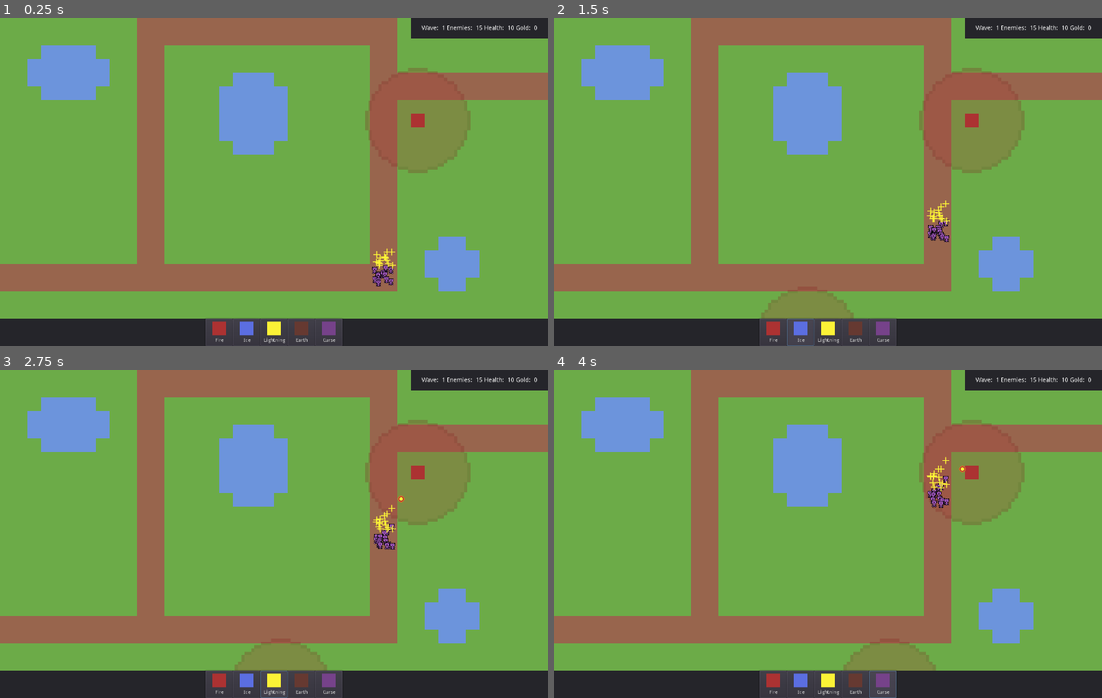
Above: before the commit, frames 1-4 (two rows, left to right).
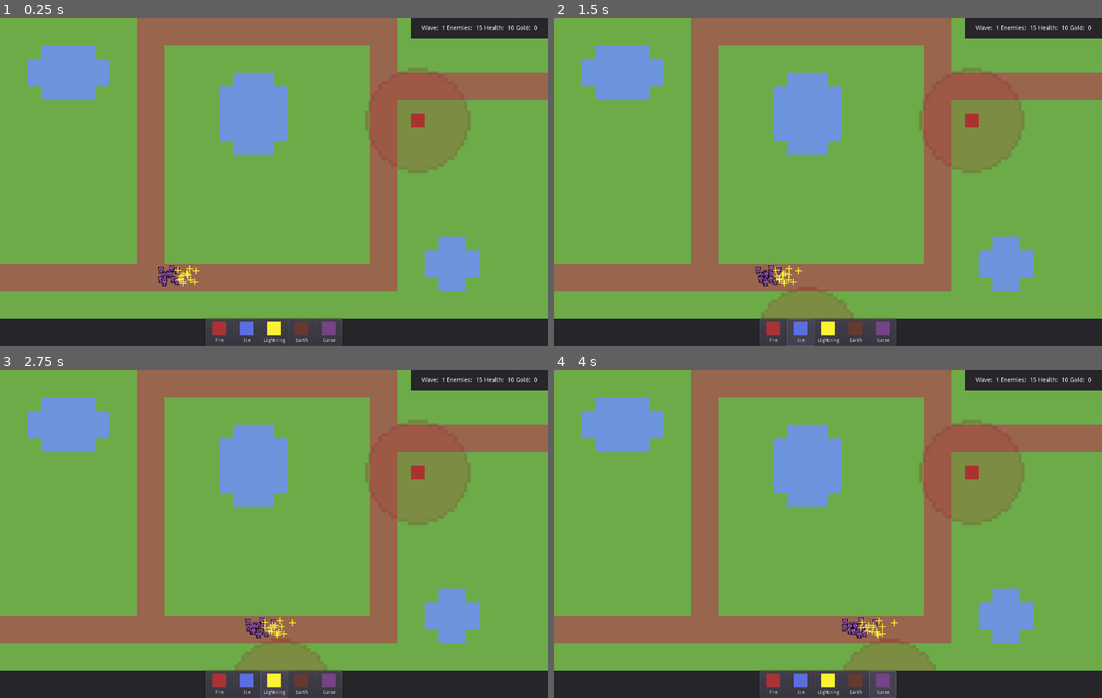
Above: after the commit, the same moments.

Repository: ivocoumans/godotwildjam72
Game: Godot game, scene res://screens/GameplayScreen.tscn
Two runs of this game, one before a commit and one after it. Both use one fixed random seed, a clock stepped at 60 frames per second and the inputs below.
Inputs:
- Up to frame 1 (0.25 s): no input
- Up to frame 2 (1.5 s): click "Fire" at 0.5 s; click "Ice" at 1.25 s
- Up to frame 3 (2.75 s): click "Lightning" at 2 s
- Up to frame 4 (4 s): click "Earth" at 2.75 s; click "Curse" at 3.5 s

The runs differ from the first frame. In frame 1, 0.5% of the frame differs, in the area x 28-73%, y 70-82%; in frame 2, 0.5%; in frame 3, 0.6%; in frame 4, 0.6%, in the area x 52-76%, y 26-82%.

Commit message:
652: active ability casting

Diff:
--- a/actors/EnemySpawner.gd
+++ b/actors/EnemySpawner.gd
@@ -26,7 +26,7 @@
 		var enemy_path_follow: PathFollow2D = EnemyPathFollow.instance()
 		enemy_path_follow.h_offset = _rng.randf_range(0, H_VARIANCE)
 		enemy_path_follow.v_offset = _rng.randf_range(0, V_VARIANCE)
-		enemy_path_follow.offset = 1000
+		enemy_path_follow.offset = 500
 		var enemy: Node = Enemy.instance()
 		enemy.speed = _rng.randf_range(enemy.speed - SPEED_VARIANCE, enemy.speed + SPEED_VARIANCE)
 		enemy.add_to_group("enemy")
--- a/objects/Bullet.gd
+++ b/objects/Bullet.gd
@@ -37,6 +37,9 @@
 	if _is_spent:
 		return
 	_is_spent = true
+
+	yield(get_tree(), "physics_frame")
+
 	var bodies: Array = $DamageArea.get_overlapping_bodies()
 	for body in bodies:
 		if !body.is_in_group("enemy"):
--- a/screens/GameplayScreen.gd
+++ b/screens/GameplayScreen.gd
@@ -38,6 +38,7 @@
 func _input(event: InputEvent) -> void:
 	_handle_input_common(event)
 	_handle_input_build_mode(event)
+	_handle_input_ability(event)
 
 
 func _process(delta: float) -> void:
@@ -57,6 +58,13 @@
 	_error = EventBus.connect("base_hit", self, "_on_EventBus_base_hit")
 	_error = EventBus.connect("enemy_killed", self, "_on_EventBus_enemy_killed")
 	_error = EventBus.connect("build_mode", self, "_on_EventBus_build_mode")
+
+
+func _handle_input_common(event: InputEvent) -> void:
+	if _is_build_mode:
+		return
+	if event.is_action_pressed("ui_cancel"):
+		get_tree().quit()
 
 
 func _handle_input_build_mode(event: InputEvent) -> void:
@@ -82,11 +90,15 @@
 		towers.add_child(tower)
 
 
-func _handle_input_common(event: InputEvent) -> void:
+func _handle_input_ability(event: InputEvent) -> void:
 	if _is_build_mode:
 		return
-	if event.is_action_pressed("ui_cancel"):
-		get_tree().quit()
+
+	# activate ability
+	if event.is_action_pressed("ui_select"):
+		var mouse_position: Vector2 = _get_mouse_position()
+		_spawn_bullets(mouse_position, mouse_position, 1)
+
 
 
 func _process_camera(delta: float) -> void:
@@ -112,7 +124,7 @@
 	if !_is_build_mode:
 		return
 	# handle building placeholder movement
-	var mouse_position: Vector2 = get_viewport().get_mouse_position() - get_viewport().canvas_transform.origin
+	var mouse_position: Vector2 = _get_mouse_position()
 	var cell_x: int = int(floor(mouse_position.x / GRID_SIZE))
 	var cell_y: int = int(floor(mouse_position.y / GRID_SIZE))
 	placeholder.position = Vector2(cell_x * GRID_SIZE, cell_y * GRID_SIZE)
@@ -145,10 +157,18 @@
 	return false
 
 
-func _on_EventBus_tower_fired(position: Vector2, destination: Vector2, amount: int = 1) -> void:
+func _spawn_bullets(position: Vector2, destination: Vector2, amount: int = 1) -> void:
 	var spawned_bullets: Array = bullet_spawner.spawn_bullets(position, destination, amount)
 	for bullet in spawned_bullets:
 		bullets.add_child(bullet)
+
+
+func _get_mouse_position() -> Vector2:
+	return get_viewport().get_mouse_position() - get_viewport().canvas_transform.origin
+
+
+func _on_EventBus_tower_fired(position: Vector2, destination: Vector2, amount: int = 1) -> void:
+	_spawn_bullets(position, destination, amount)
 
 
 func _on_EventBus_base_hit(damage: float) -> void:
--- a/screens/GameplayScreen.tscn
+++ b/screens/GameplayScreen.tscn
@@ -40,6 +40,7 @@
 
 [node name="Tower" parent="Node2D/Towers" instance=ExtResource( 1 )]
 position = Vector2( 960, 288 )
+is_enabled = false
 
 [node name="Enemies" type="YSort" parent="Node2D"]
 
